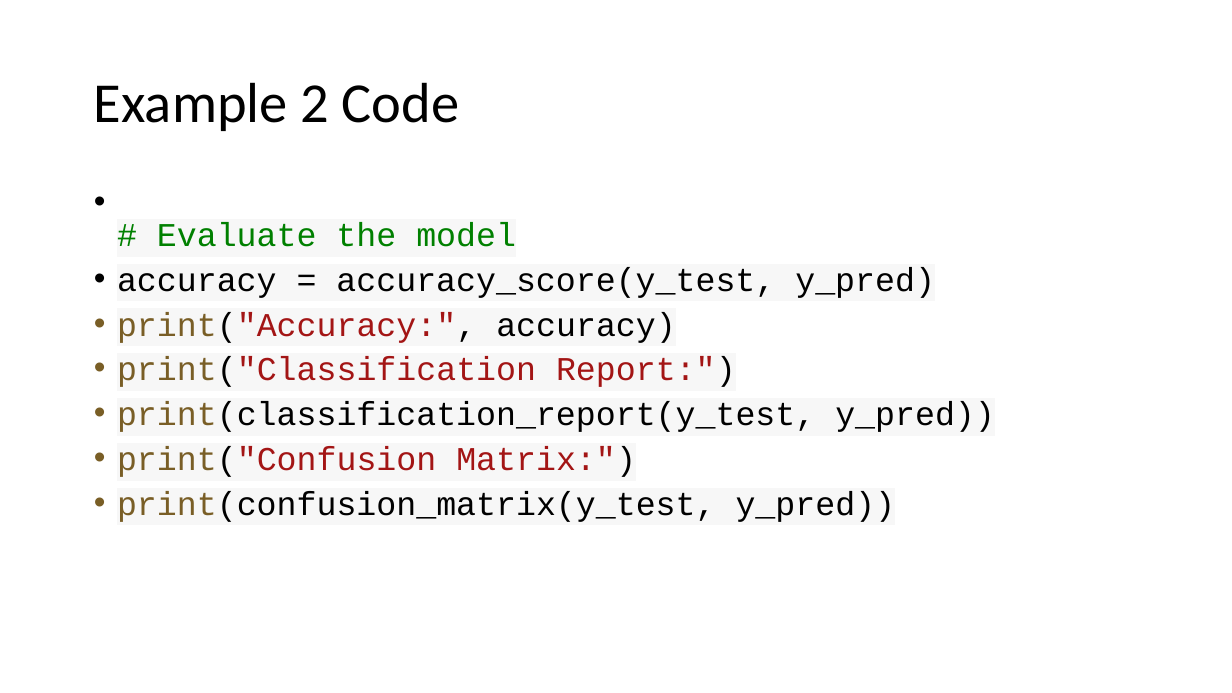
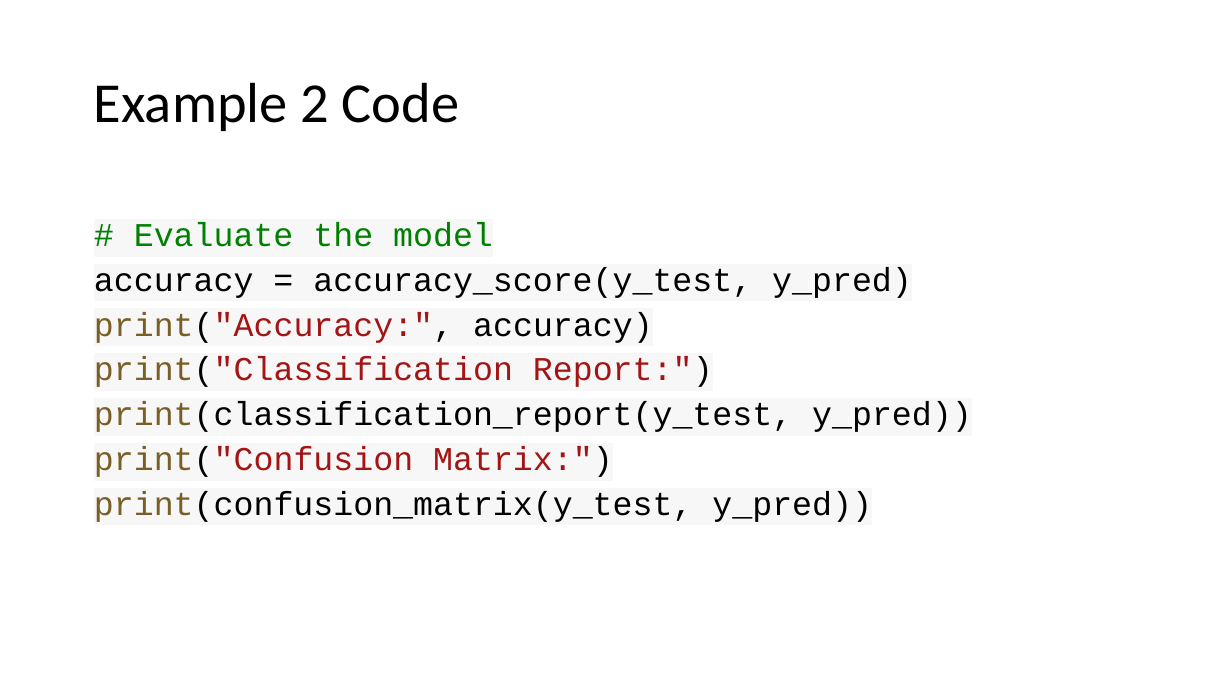
Before and after one commit to SakshamGupta200/ML_Lab, a slide deck: slide 12 of notes/Supervised Learning lab example.pptx. Drawn at 1232x693 pixels with LibreOffice and Linux fonts; fonts in the diff are those of the drawing. Boxes give left, top, right and bottom in pixels: in the first picture for what was removed or moved away, otherwise in the second. Text is boxed around its words. In the diff, an @@ line names an element or a change of style, - is before the commit and + after.

```diff
--- a/notes/Supervised Learning lab example.pptx
+++ b/notes/Supervised Learning lab example.pptx
@@ text "# Evaluate the model" at [94,222,972,522]: bullet • to none @@
```
Also in this commit, not shown: 1 other slide changed, 5 other files.
